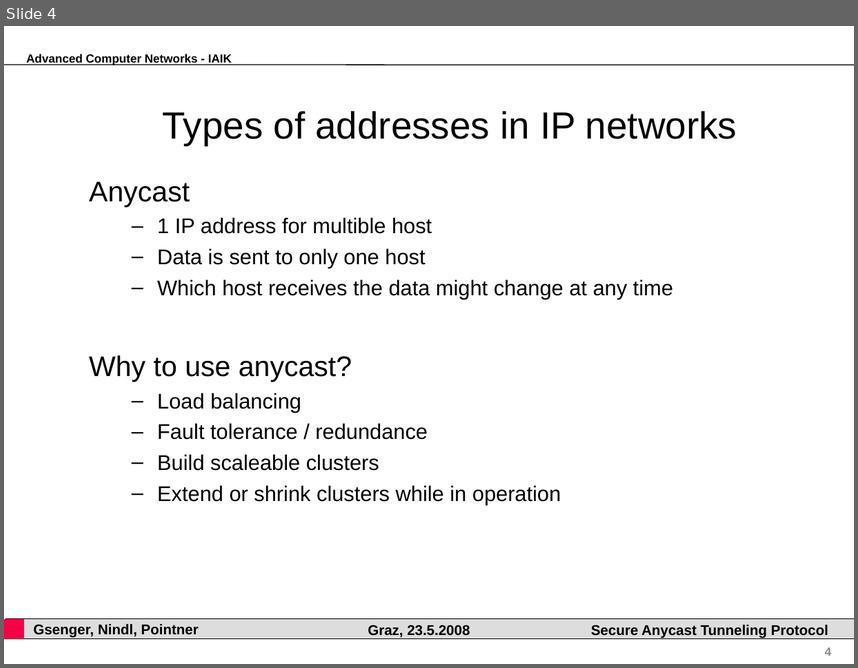
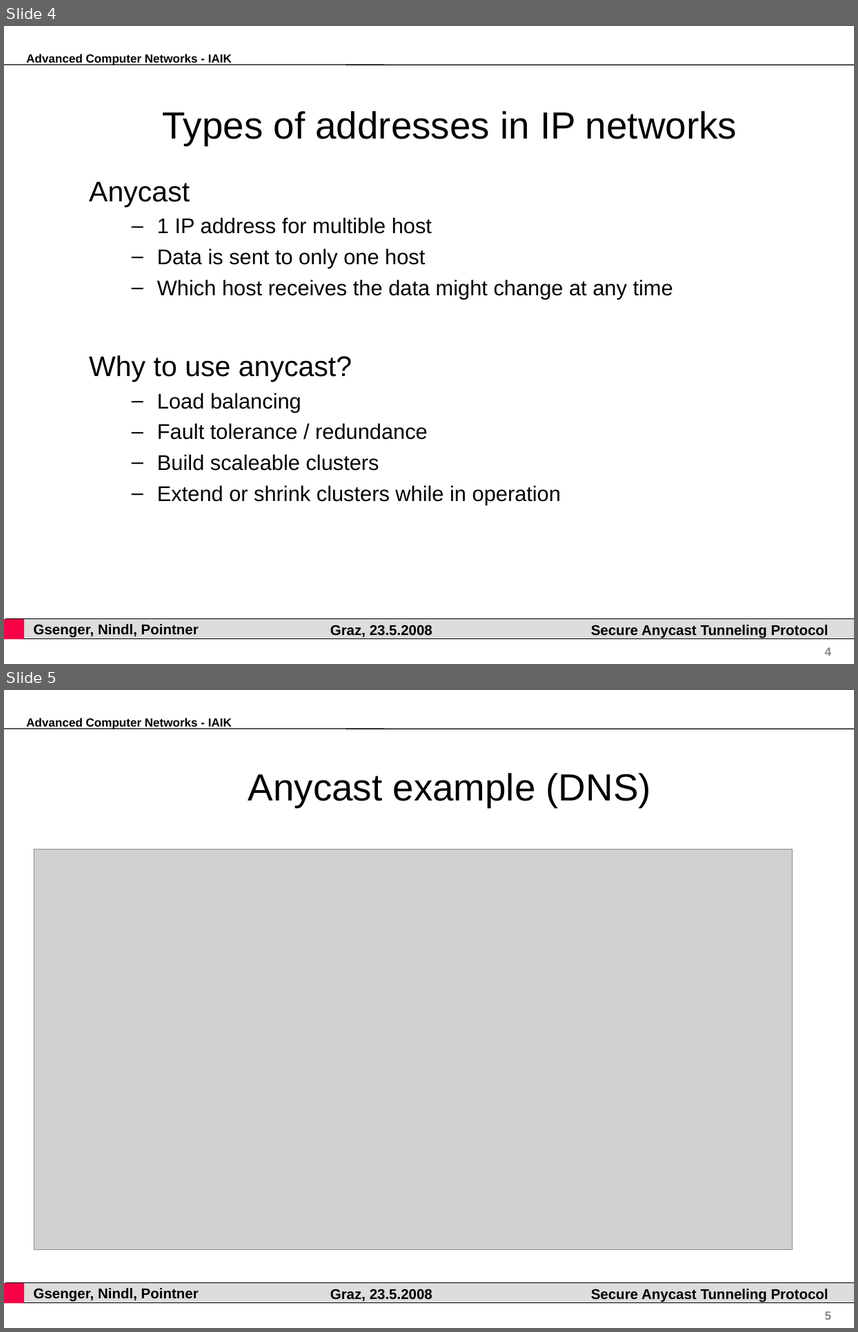
Before and after one commit to pyhedgehog/anytun, a slide deck: papers/acn.ppt. Shown one above the other, each under a label of ours: slide 4 before the commit, slides 4 and 5 after it. The pictures are 858x668 and 858x1332 pixels, drawn with LibreOffice and Linux fonts; fonts in the diff are those of the drawing; grey boxes stand for pictures; background and template pictures are left out. Boxes give left, top, right and bottom in pixels: in the first picture for what was removed or moved away, otherwise in the second. Text is boxed around its words. In the diff, an @@ line names an element or a change of style, - is before the commit and + after.

```diff
--- a/papers/acn.ppt
+++ b/papers/acn.ppt
@@ slide 5 added at [4,690,854,1328], background #FFFFFF; not listed: 7 template elements that a slide beside it also shows @@
@@ title added at [248,773,651,807], 32 pt, text #000000 @@
+Anycast example (DNS)
@@ picture added at [34,849,793,1250] @@
@@ slide 4 changed as well @@
@@ text "Graz, 23.5.2008": place and size @@
-text "Graz, 23.5.2008" at [368,624,470,637]
+text "Graz, 23.5.2008" at [330,624,432,637]
```
Also in this commit, not shown: 8 other slides changed, 1 other slide added, 1 slide removed, 1 other file.
